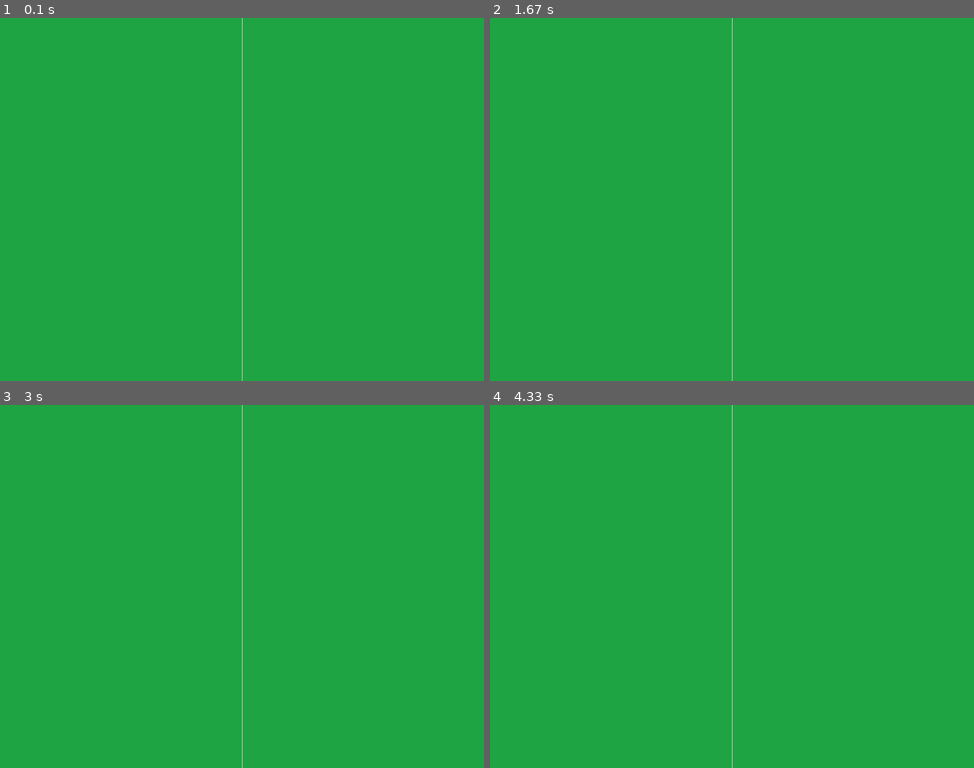
Above: before the commit, frames 1-4 (two rows, left to right).
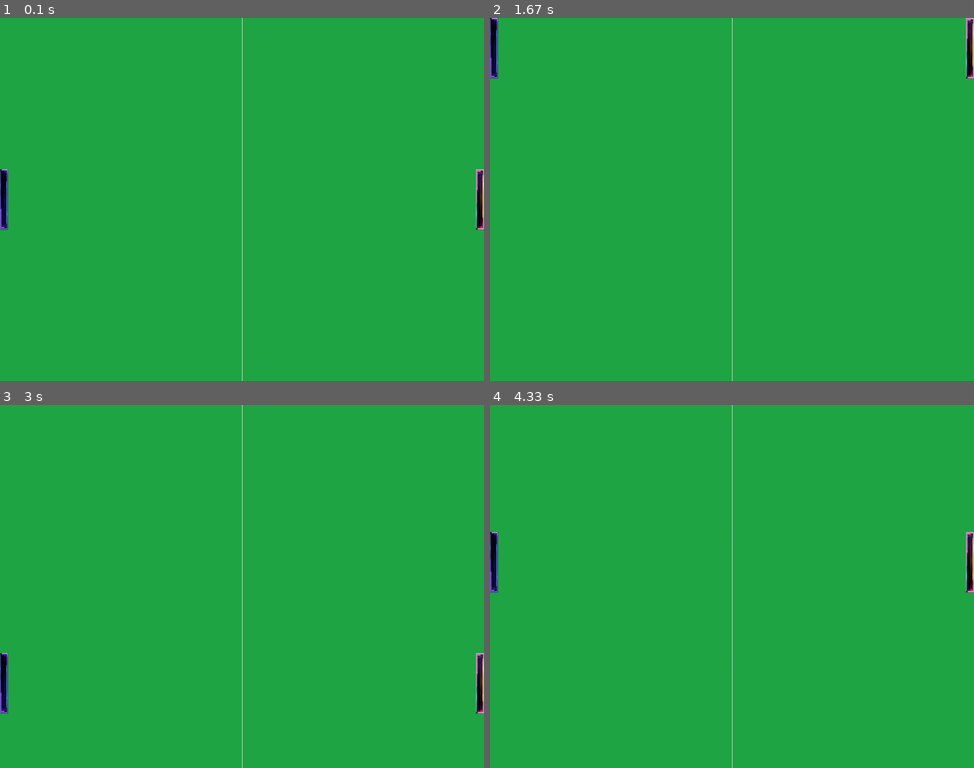
Above: after the commit, the same moments.

Repository: mm-89615/PyGame_Pong
Game: pygame game, started from pong.py
Same seed, same stepped clock (60 frames per second), same inputs: the game is played once before the commit and once after it.
Inputs:
- Up to frame 1 (0.1 s): no input
- Up to frame 2 (1.67 s): hold D 0.33-0.8 s; hold Right 0.33-0.8 s
- Up to frame 3 (3 s): hold Left 1.83-2.37 s; hold A 1.83-2.37 s; hold Left 2.4-2.8 s; hold A 2.4-2.8 s; hold Right from 2.83 s (still down); hold D from 2.83 s (still down)
- Up to frame 4 (4.33 s): release Right at 3.47 s; release D at 3.47 s; hold Left 3.5-3.97 s; hold A 3.5-3.97 s; hold Right from 4 s (still down); hold D from 4 s (still down)

The runs differ from the first frame. In frame 1, 0.6% of the frame differs, in the area x 0-100%, y 41-59%; in frame 2, 0.6%; in frame 3, 0.6%; in frame 4, 0.6%.

Commit message:
add PLAYER.py, moving and drawing

Diff:
--- /dev/null
+++ b/player.py
@@ -0,0 +1,51 @@
+import pygame
+from pygame.sprite import Sprite
+
+from settings import *
+
+
+class Player(Sprite):
+    """Класс создания игрока"""
+
+    def __init__(self, player, game_screen):
+        """Инициализация игрока"""
+        super().__init__()
+        self.screen = game_screen.screen
+        self.player = player
+        # Загрузка изображений игроков и размещение на своих местах
+        if self.player == 1:
+            self.image = pygame.image.load('images/player1.png')
+            self.rect = self.image.get_rect()
+            self.center_platform()
+        if self.player == 2:
+            self.image = pygame.image.load('images/player2.png')
+            self.rect = self.image.get_rect()
+            self.center_platform()
+
+    def update(self):
+        """Обновление позиций игроков"""
+        self.check_player_events()
+
+    def check_player_events(self):
+        keys = pygame.key.get_pressed()
+        if self.player == 1:
+            if keys[pygame.K_RIGHT] and self.rect.top >= 10:
+                self.rect.y -= SPEEED_PLAYER
+            if keys[pygame.K_LEFT] and self.rect.bottom <= SCREEN_HEIGHT - 10:
+                self.rect.y += SPEEED_PLAYER
+        if self.player == 2:
+            if keys[pygame.K_d] and self.rect.top >= 10:
+                self.rect.y -= SPEEED_PLAYER
+            if keys[pygame.K_a] and self.rect.bottom <= SCREEN_HEIGHT - 10:
+                self.rect.y += SPEEED_PLAYER
+
+    def blit(self):
+        """Отрисовка корабля в текущей  позиции"""
+        self.screen.blit(self.image, self.rect)
+
+    def center_platform(self):
+        """Размещение платформ в начальной позиции"""
+        if self.player == 1:
+            self.rect.midleft = (0, SCREEN_HEIGHT / 2)
+        if self.player == 2:
+            self.rect.midright = (SCREEN_WIDTH, SCREEN_HEIGHT / 2)
--- a/pong.py
+++ b/pong.py
@@ -1,6 +1,7 @@
 import pygame
 
 from settings import *
+from player import Player
 
 
 class Game:
@@ -16,12 +17,20 @@
         self.clock = pygame.time.Clock()
         # основной цикл игры
         self.running = True
+        # создание игрока
+        self.player1 = Player(player=1, game_screen=self)
+        self.player2 = Player(player=2, game_screen=self)
 
     def game_running(self):
         """Запуск основного цикла игры"""
         while self.running:
+            # обновление игроков
+            self.player1.update()
+            self.player2.update()
+            # обновление экрана
             self.update_screen()
             self.draw_on_screen()
+            # обработка событий на экране
             self.check_events()
 
     def update_screen(self):
@@ -34,6 +43,9 @@
         # прорисовка игрового поля
         self.screen.fill(BG_COLOR)
         pygame.draw.line(self.screen, BG_LINE_COLOR, (SCREEN_WIDTH / 2, 0), (SCREEN_WIDTH / 2, SCREEN_HEIGHT))
+        # прорисовка игроков
+        self.player1.blit()
+        self.player2.blit()
 
     def check_events(self):
         """Обработка происходящих событий"""
--- a/settings.py
+++ b/settings.py
@@ -5,3 +5,5 @@
 # Цвета заднего фона
 BG_COLOR = (33, 166, 69)
 BG_LINE_COLOR = (255, 255, 255)
+# Настройки игрока
+SPEEED_PLAYER = 15
Binary file added: images/player1.png
Binary file added: images/player2.png
